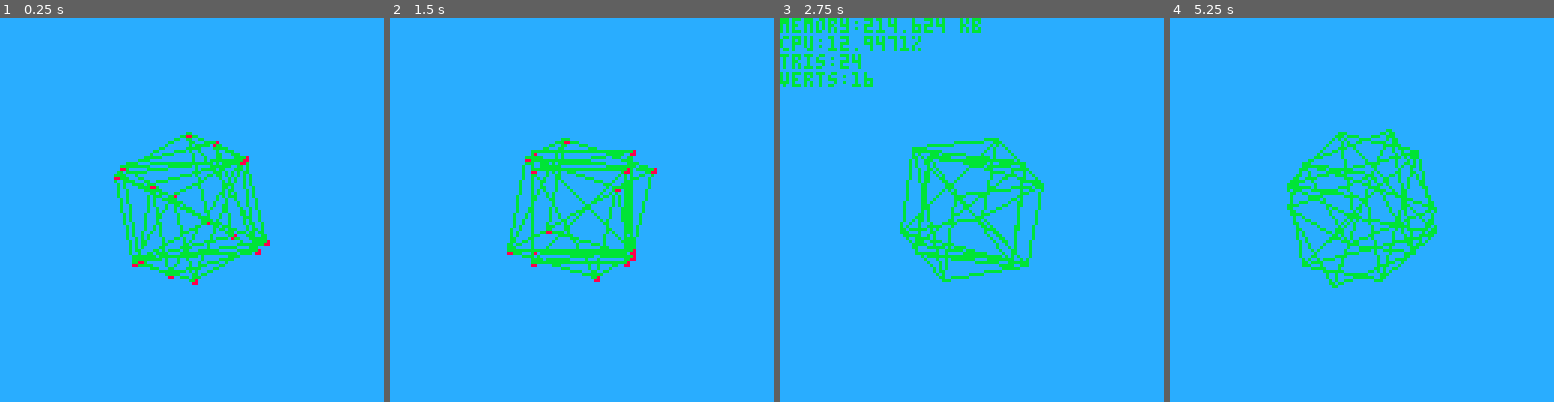
Above: before the commit, frames 1-4 (left to right).
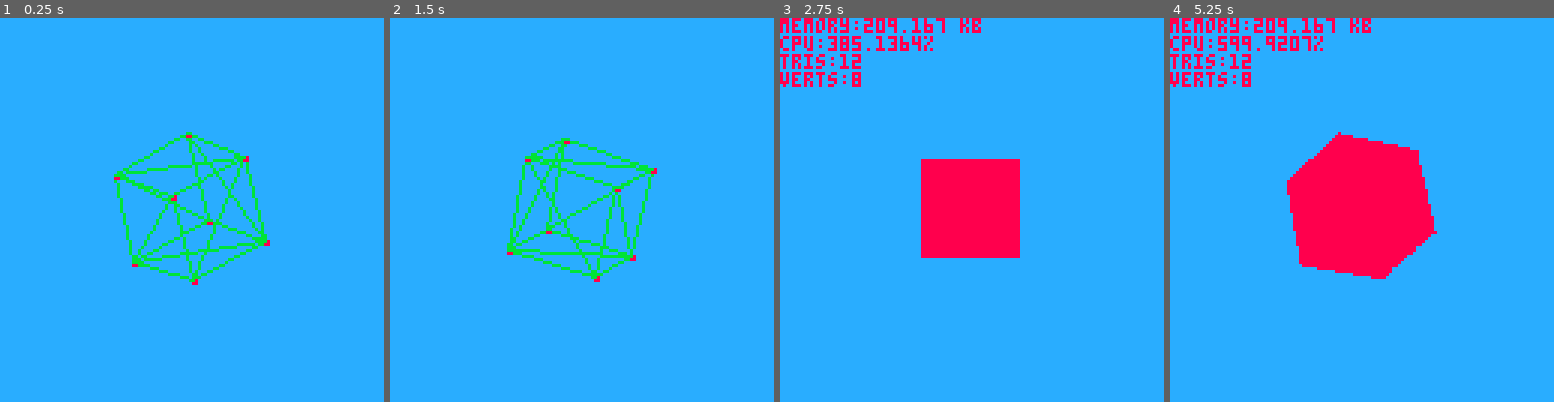
Above: after the commit, the same moments.

Repository: Woj-Rak/PICO-8-RENDERER
Game: PICO-8 cartridge renderer.p8
Same seed, same stepped clock (60 frames per second), same inputs: the game is played once before the commit and once after it.
Inputs:
- Up to frame 1 (0.25 s): no input
- Up to frame 2 (1.5 s): tap X (X key) at 0.33, 1.07 s
- Up to frame 3 (2.75 s): hold Right 1.6-2.1 s; tap X (X key) at 1.85 s; hold Right from 2.47 s (still down)
- Up to frame 4 (5.25 s): tap X (X key) at 2.97, 4.08, 5.2 s; release Right at 3.03 s; hold Left 3.08-3.58 s; hold Right 4.02-4.68 s; hold Left from 5.08 s (still down)

The runs differ from the first frame. In frame 1, 2.1% of the frame differs, in the area x 31-68%, y 32-68%; in frame 2, 1.8%; in frame 3, 11%; in frame 4, 14%, in the area x 0-70%, y 0-71%.

Commit message:
removed the extra mesh lol

Diff:
--- a/renderer.p8
+++ b/renderer.p8
@@ -23,7 +23,6 @@
     clear_z_buffer()
 
     --
-    load_mesh()
     load_mesh()
 end
 
@@ -58,9 +57,9 @@
     for m=1, #meshes do
         cur_mesh = meshes[m]
 
-        cur_mesh.rotation.x += 0.01 / m
-        cur_mesh.rotation.y += 0.01 / m
-        cur_mesh.rotation.z += 0.01 / m
+        cur_mesh.rotation.x += 0.01
+        cur_mesh.rotation.y += 0.01
+        cur_mesh.rotation.z += 0.01
 
         for f=1, #cur_mesh.faces do
             cur_face = cur_mesh.faces[f]
